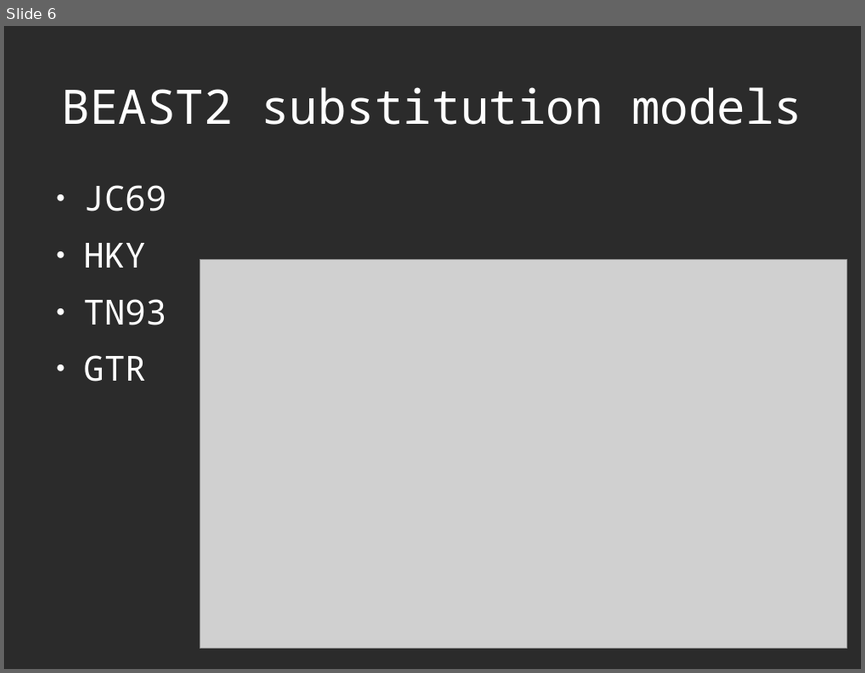
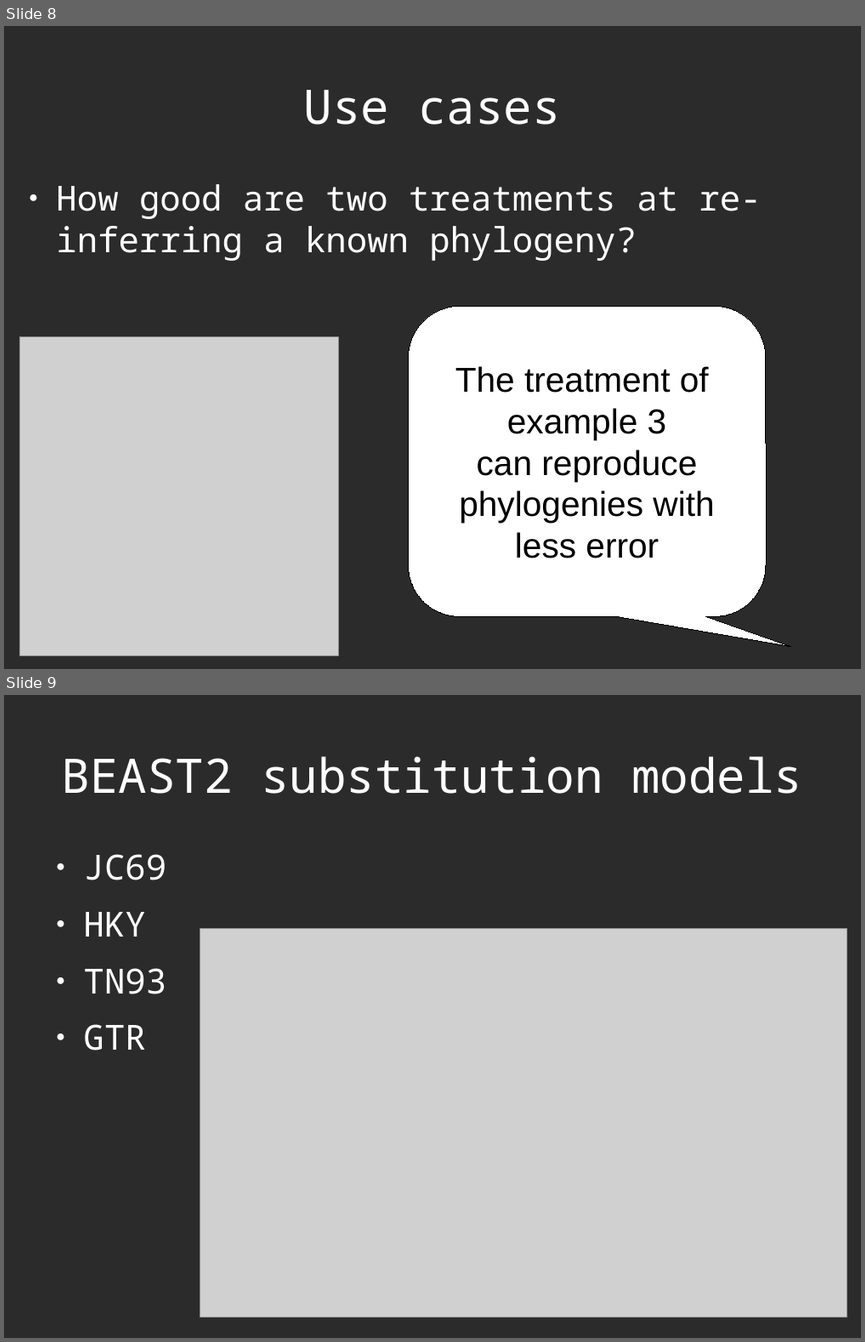
Before and after one commit to richelbilderbeek/Science, a slide deck: Bilderbeek2016Beast/Beast2.odp. Shown one above the other, each under a label of ours: slide 6 before the commit, slides 8 and 9 after it. The pictures are 865x673 and 865x1342 pixels, drawn with LibreOffice and Linux fonts; fonts in the diff are those of the drawing; grey boxes stand for pictures; background and template pictures are left out; a plain dark background stands for a picture behind light text. Boxes give left, top, right and bottom in pixels: in the first picture for what was removed or moved away, otherwise in the second. Text is boxed around its words. In the diff, an @@ line names an element or a change of style, - is before the commit and + after.

```diff
--- a/Bilderbeek2016Beast/Beast2.odp
+++ b/Bilderbeek2016Beast/Beast2.odp
@@ slide 8 added at <box>4,26,861,669</box>, background picture (left out) @@
@@ title added at <box>304,90,561,125</box>, 44 pt, text #FFFFFF @@
+Use cases
@@ text added at <box>56,184,760,261</box>, 32 pt, text #FFFFFF @@
+● How good are two treatments at re-inferring a known phylogeny?
@@ rounded speech box added at <box>409,306,766,616</box>, fill #FFFFFF, outline #000000 0 pt, 32 pt, text #000000 @@
+The treatment of
+example 3
+can reproduce
+phylogenies with
+less error
@@ picture added at <box>19,337,338,656</box> @@
@@ what was slide 6 is now slide 9 @@
```
Also in this commit, not shown: 3 slides changed, 2 other slides added, 10 other files.
